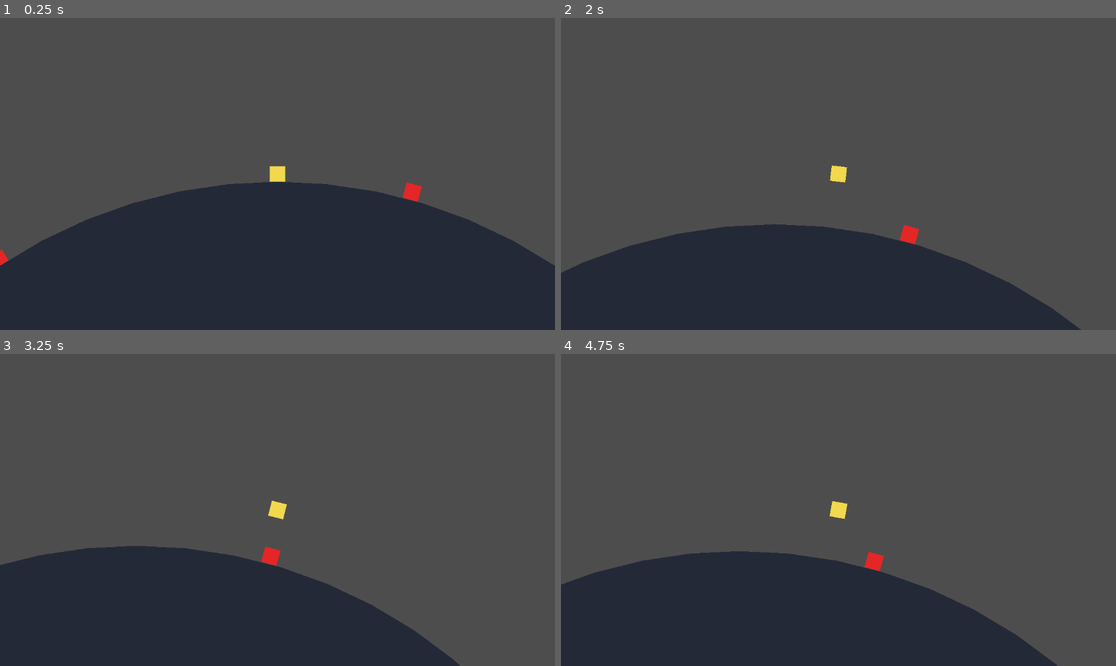
Above: before the commit, frames 1-4 (two rows, left to right).
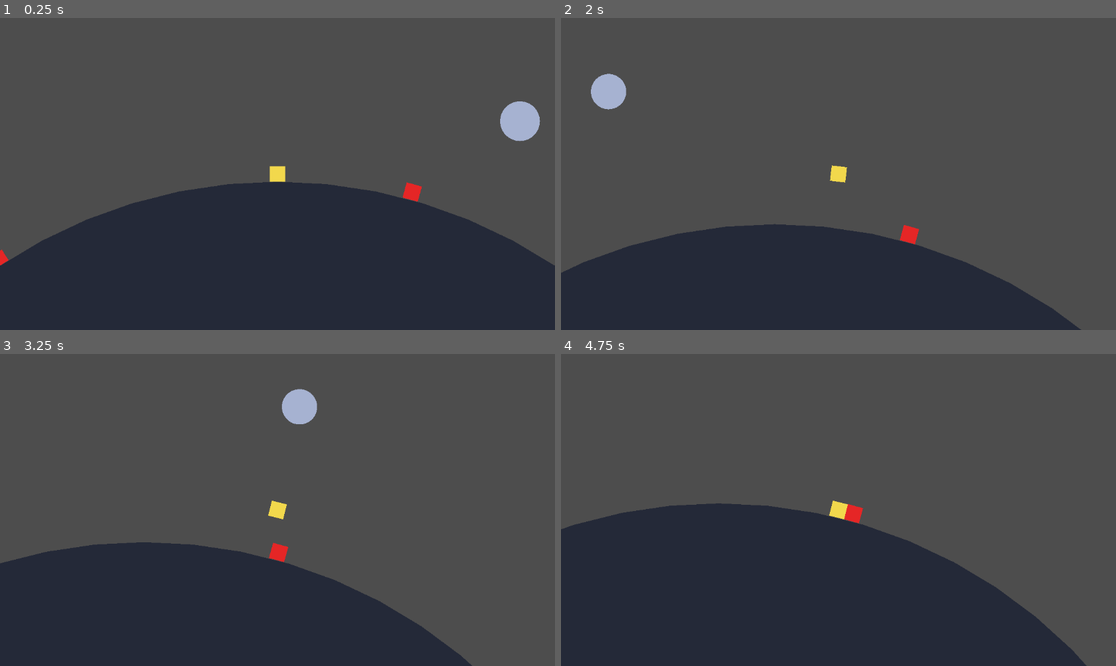
Above: after the commit, the same moments.

Repository: nikita-leonov/gravity
Game: Godot game, scene res://scenes/main.tscn
Two runs of this game, one before a commit and one after it. Both use one fixed random seed, a clock stepped at 60 frames per second and the inputs below.
Inputs:
- Up to frame 1 (0.25 s): no input
- Up to frame 2 (2 s): tap Enter (ui_accept) at 0.5, 0.6, 0.77, 1.07, 1.35, 1.52, 1.82 s; hold Right (ui_right) 0.53-1.28 s; hold Left (ui_left) from 1.28 s (still down)
- Up to frame 3 (3.25 s): release Left (ui_left) at 2.03 s; hold Right (ui_right) from 2.03 s (still down); tap Enter (ui_accept) at 2.1, 2.85, 3.02 s
- Up to frame 4 (4.75 s): tap Enter (ui_accept) at 3.32, 3.6, 3.77, 4.07, 4.35, 4.52 s; release Right (ui_right) at 3.53 s; hold Left (ui_left) from 3.53 s (still down)

The runs differ from the first frame. In frame 1, 0.7% of the frame differs, in the area x 90-98%, y 26-40%; in frame 2, 0.6%; in frame 3, 2.1%; in frame 4, 13%, in the area x 0-95%, y 46-100%.

Commit message:
Add orbiting satellites with gravity switching

Diff:
--- a/scenes/main.tscn
+++ b/scenes/main.tscn
@@ -9,6 +9,8 @@
 
 [node name="Planet" parent="." instance=ExtResource("1_hmp8p")]
 
+[node name="Satellites" type="Node2D" parent="."]
+
 [node name="Obstacles" type="Node2D" parent="."]
 
 [node name="Player" parent="." instance=ExtResource("2_5m64q")]
--- /dev/null
+++ b/scenes/satellite.tscn
@@ -0,0 +1,6 @@
+[gd_scene load_steps=2 format=3]
+
+[ext_resource type="Script" uid="uid://bff7xk1qj2m8k" path="res://scripts/satellite.gd" id="1_p15n1"]
+
+[node name="Satellite" type="Node2D"]
+	script = ExtResource("1_p15n1")
--- a/scripts/main.gd
+++ b/scripts/main.gd
@@ -4,12 +4,19 @@
 @export var planet_radius_scale: float = 0.9
 @export var obstacle_count: int = 6
 @export var obstacle_size_range: Vector2 = Vector2(18.0, 34.0)
+@export var satellite_count: int = 3
+@export var satellite_orbit_offset: float = 140.0
+@export var satellite_orbit_gap: float = 90.0
+@export var satellite_radius_range: Vector2 = Vector2(26.0, 46.0)
+@export var satellite_orbit_speed_range: Vector2 = Vector2(0.25, 0.85)
 
 @onready var planet = $Planet
 @onready var player = $Player
 @onready var obstacles = $Obstacles
+@onready var satellites = $Satellites
 
 var obstacle_scene := preload("res://scenes/obstacle.tscn")
+var satellite_scene := preload("res://scenes/satellite.tscn")
 
 func _ready() -> void:
 	_update_layout()
@@ -17,6 +24,18 @@
 func _notification(what: int) -> void:
 	if what == NOTIFICATION_WM_SIZE_CHANGED:
 		_update_layout()
+
+func _physics_process(_delta: float) -> void:
+	if player == null:
+		return
+	var bodies: Array = []
+	if planet != null and planet.has_method("get_body_data"):
+		bodies.append(planet.call("get_body_data"))
+	if satellites != null:
+		for child in satellites.get_children():
+			if child.has_method("get_body_data"):
+				bodies.append(child.call("get_body_data"))
+	player.set_gravity_bodies(bodies)
 
 func _update_layout() -> void:
 	var viewport_size = get_viewport_rect().size
@@ -28,8 +47,7 @@
 	var center = Vector2(viewport_size.x * 0.5, viewport_size.y - surface_height + radius)
 
 	planet.set_planet(center, radius)
-	player.planet_center = center
-	player.planet_radius = radius
+	_spawn_satellites(center, radius)
 	_spawn_obstacles(center, radius)
 
 	var spawn_direction = Vector2(0.0, -1.0)
@@ -60,3 +78,33 @@
 		var direction = Vector2.RIGHT.rotated(angle)
 		obstacle.global_position = center + direction * (radius + size * 0.5)
 		obstacle.rotation = direction.angle() + PI * 0.5
+
+func _spawn_satellites(center: Vector2, radius: float) -> void:
+	if satellites == null:
+		return
+
+	for child in satellites.get_children():
+		child.queue_free()
+
+	var rng = RandomNumberGenerator.new()
+	rng.randomize()
+	var count = max(satellite_count, 0)
+	var min_size = min(satellite_radius_range.x, satellite_radius_range.y)
+	var max_size = max(satellite_radius_range.x, satellite_radius_range.y)
+	var min_speed = min(satellite_orbit_speed_range.x, satellite_orbit_speed_range.y)
+	var max_speed = max(satellite_orbit_speed_range.x, satellite_orbit_speed_range.y)
+
+	for i in range(count):
+		var satellite = satellite_scene.instantiate()
+		satellites.add_child(satellite)
+
+		var orbit_radius = radius + satellite_orbit_offset + float(i) * satellite_orbit_gap
+		var size = rng.randf_range(min_size, max_size)
+		var angle = rng.randf_range(0.0, TAU)
+		var speed = rng.randf_range(min_speed, max_speed)
+		if rng.randf() < 0.5:
+			speed = -speed
+		var is_primary = i == 0
+
+		if satellite.has_method("setup"):
+			satellite.call("setup", center, orbit_radius, angle, speed, size, is_primary)
--- a/scripts/planet.gd
+++ b/scripts/planet.gd
@@ -17,3 +17,9 @@
 	if radius <= 0.0:
 		return
 	draw_circle(center, radius, color)
+
+func get_body_data() -> Dictionary:
+	return {
+		"center": center,
+		"radius": radius
+	}
--- a/scripts/player.gd
+++ b/scripts/player.gd
@@ -5,16 +5,25 @@
 @export var jump_speed: float = 420.0
 @export var gravity_strength: float = 900.0
 @export var radius: float = 16.0
+@export var max_target_angle: float = 0.7
 
 var planet_center: Vector2 = Vector2.ZERO
 var planet_radius: float = 0.0
 var velocity: Vector2 = Vector2.ZERO
 var grounded := false
+var gravity_bodies: Array = []
 
 func _ready() -> void:
 	_set_visual_size()
 
+func set_gravity_bodies(bodies: Array) -> void:
+	gravity_bodies = bodies
+
 func _physics_process(delta: float) -> void:
+	if gravity_bodies.is_empty():
+		return
+
+	_select_gravity_target()
 	if planet_radius <= 0.0:
 		return
 
@@ -33,12 +42,51 @@
 	velocity += direction_to_center * gravity_strength * delta
 
 	if grounded and Input.is_action_just_pressed("ui_accept"):
-		velocity += -direction_to_center * jump_speed
+		var jump_direction = _get_jump_direction(direction_to_center)
+		velocity += jump_direction * jump_speed
 		grounded = false
 
 	global_position += velocity * delta
 	_apply_surface_constraints()
 	rotation = tangent.angle()
+
+func _select_gravity_target() -> void:
+	var best_center = planet_center
+	var best_radius = planet_radius
+	var best_distance = INF
+
+	for body in gravity_bodies:
+		if not body.has("center") or not body.has("radius"):
+			continue
+		var center = body["center"]
+		var body_radius = body["radius"]
+		var distance = (global_position - center).length() - (body_radius + radius)
+		if distance < best_distance:
+			best_distance = distance
+			best_center = center
+			best_radius = body_radius
+
+	planet_center = best_center
+	planet_radius = best_radius
+
+func _get_jump_direction(direction_to_center: Vector2) -> Vector2:
+	var jump_direction = -direction_to_center
+	var best_dot = cos(max_target_angle)
+
+	for body in gravity_bodies:
+		if not body.has("center") or not body.has("radius"):
+			continue
+		var center = body["center"]
+		var to_body = (center - global_position)
+		if to_body.length() <= 0.0:
+			continue
+		var candidate_direction = to_body.normalized()
+		var alignment = candidate_direction.dot(jump_direction)
+		if alignment > best_dot:
+			best_dot = alignment
+			jump_direction = candidate_direction
+
+	return jump_direction
 
 func _apply_surface_constraints() -> void:
 	var desired_radius = planet_radius + radius
--- /dev/null
+++ b/scripts/satellite.gd
@@ -0,0 +1,40 @@
+extends Node2D
+
+@export var orbit_radius: float = 200.0
+@export var orbit_speed: float = 0.6
+@export var radius: float = 36.0
+@export var color: Color = Color(0.65, 0.7, 0.82)
+
+var orbit_center: Vector2 = Vector2.ZERO
+var orbit_angle: float = 0.0
+
+func _ready() -> void:
+	queue_redraw()
+
+func setup(center_position: Vector2, orbit_distance: float, start_angle: float, speed: float, size: float, primary_visible: bool) -> void:
+	orbit_center = center_position
+	orbit_radius = orbit_distance
+	orbit_angle = start_angle
+	orbit_speed = speed
+	radius = size
+	z_index = 1 if primary_visible else -1
+	global_position = orbit_center + Vector2.RIGHT.rotated(orbit_angle) * orbit_radius
+	queue_redraw()
+
+func set_orbit_center(center_position: Vector2) -> void:
+	orbit_center = center_position
+
+func _physics_process(delta: float) -> void:
+	orbit_angle = fmod(orbit_angle + orbit_speed * delta, TAU)
+	global_position = orbit_center + Vector2.RIGHT.rotated(orbit_angle) * orbit_radius
+
+func _draw() -> void:
+	if radius <= 0.0:
+		return
+	draw_circle(Vector2.ZERO, radius, color)
+
+func get_body_data() -> Dictionary:
+	return {
+		"center": global_position,
+		"radius": radius
+	}
